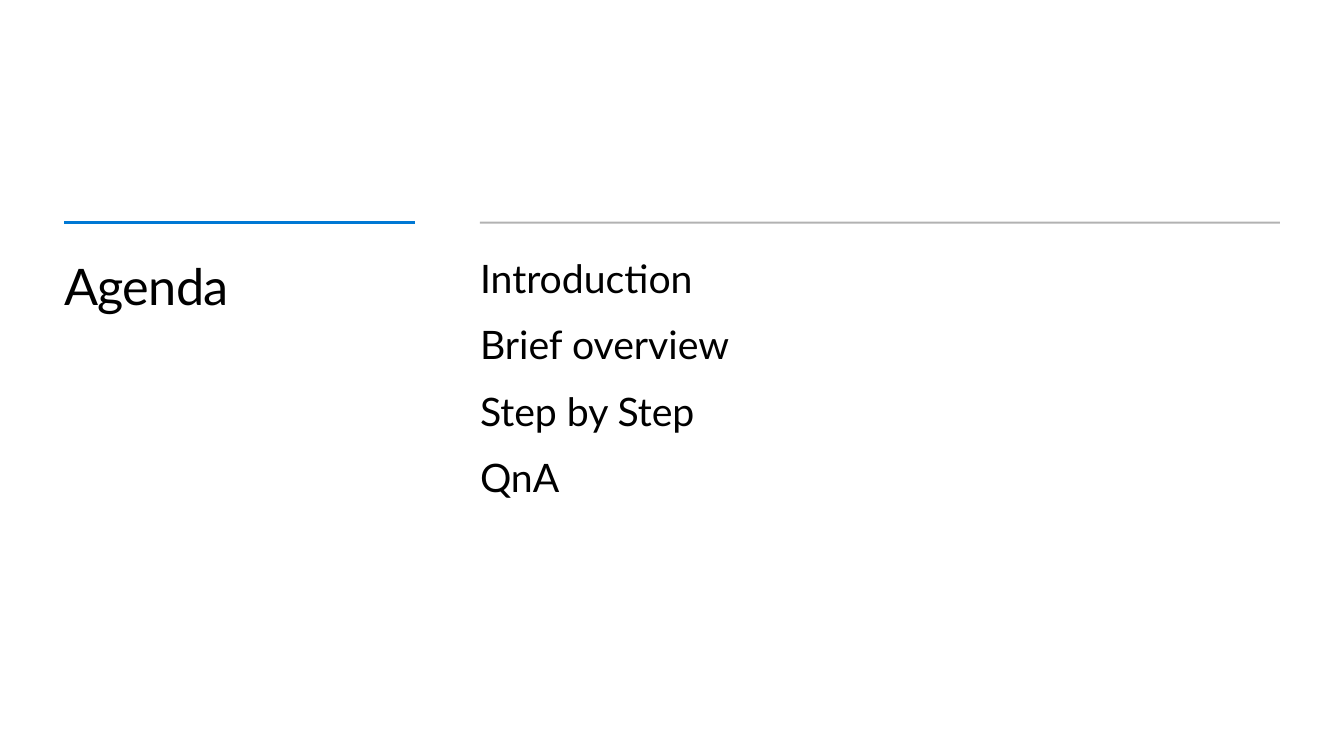
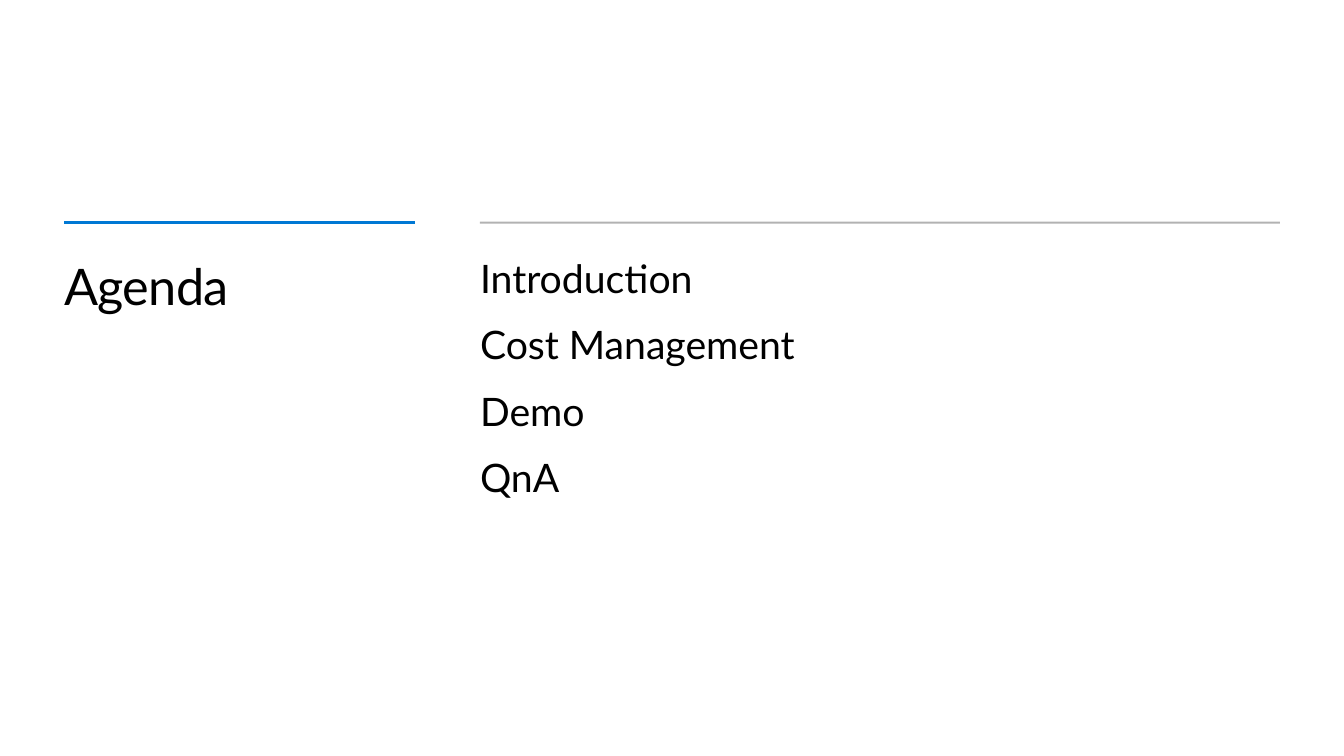
Before and after one commit to peterperov/MSFTCSA, a slide deck: slide 2 of 126-AzureCost/Azure Cost PBI BootCamp.pptx. Drawn at 1344x756 pixels with LibreOffice and Linux fonts; fonts in the diff are those of the drawing; background and template pictures are left out. Boxes give left, top, right and bottom in pixels: in the first picture for what was removed or moved away, otherwise in the second. Text is boxed around its words. In the diff, an @@ line names an element or a change of style, - is before the commit and + after.

```diff
--- a/126-AzureCost/Azure Cost PBI BootCamp.pptx
+++ b/126-AzureCost/Azure Cost PBI BootCamp.pptx
@@ text at <box>480,330,795,427</box>: text changed @@
-Brief overview
-Step by Step
+Cost Management
+Demo
```
Also in this commit, not shown: 4 other slides changed, 5 slides added, 2 slides removed, 1 other file.
